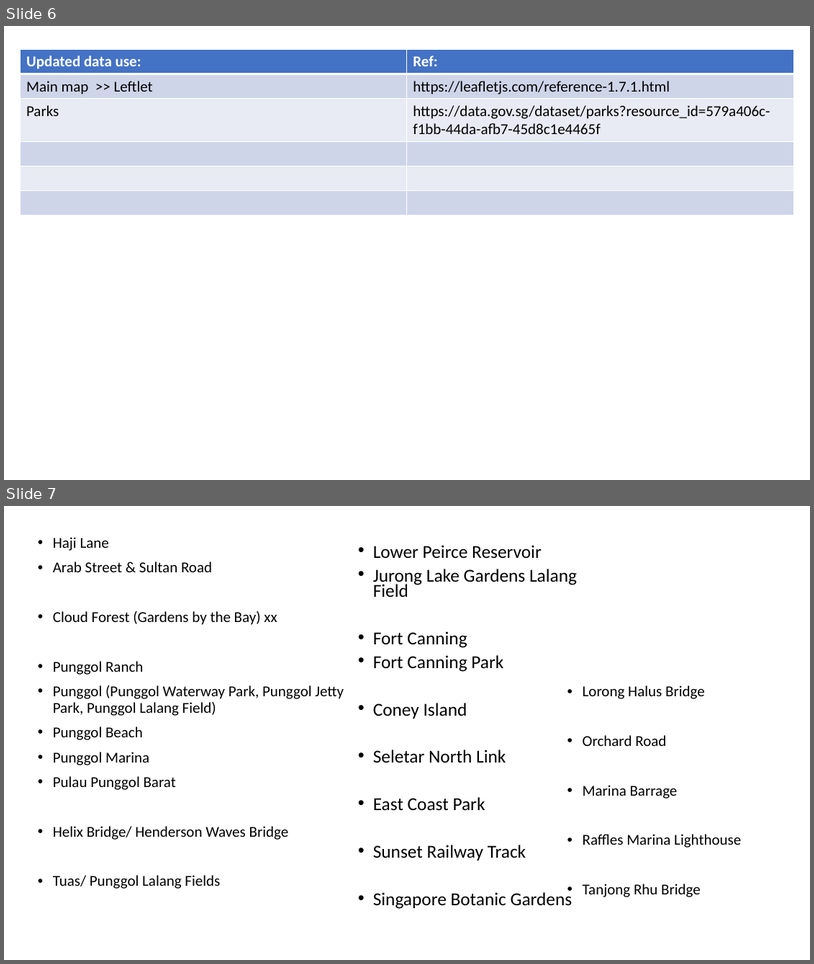
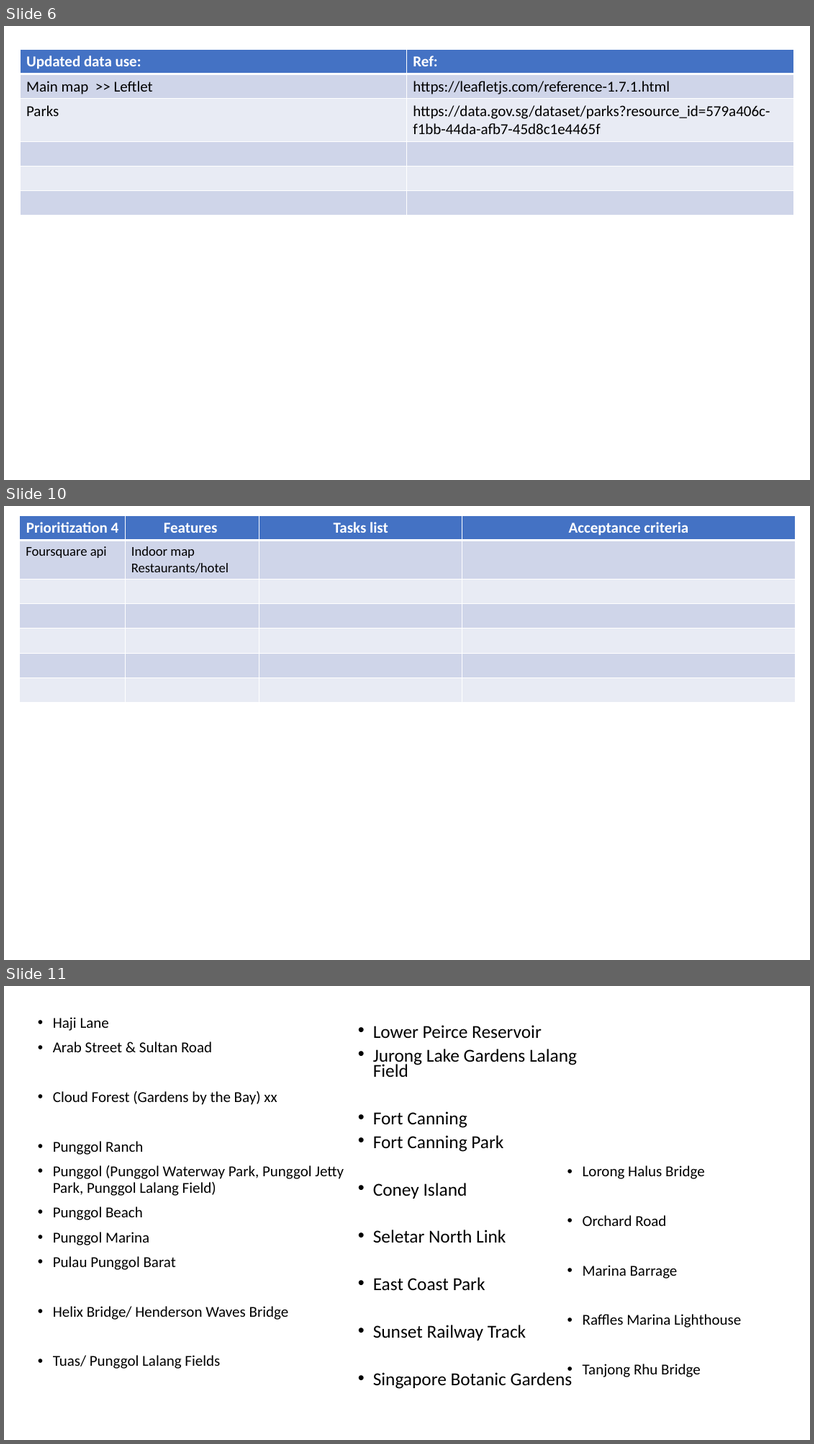
Before and after one commit to annette-p/pre-wedding-photoshoot-locations, a slide deck: wireframe.pptx. Shown one above the other, each under a label of ours: slides 6 and 7 before the commit, slides 6, 10 and 11 after it; the slides between them are not shown. The pictures are 814x964 and 814x1444 pixels, drawn with LibreOffice and Linux fonts; fonts in the diff are those of the drawing. Boxes give left, top, right and bottom in pixels: in the first picture for what was removed or moved away, otherwise in the second. Text is boxed around its words. In the diff, an @@ line names an element or a change of style, - is before the commit and + after.

```diff
--- a/wireframe.pptx
+++ b/wireframe.pptx
@@ slide 10 added at [4,506,810,960], background #FFFFFF @@
@@ table added at [20,515,796,701], 7 rows, 4 columns @@
+Prioritization 4 | Features | Tasks list | Acceptance criteria
+Foursquare api | Indoor map / Restaurants/hotel |  | 
+ |  |  | 
+ |  |  | 
+ |  |  | 
+ |  |  | 
+ |  |  | 
@@ what was slide 7 is now slide 11 @@
```
Also in this commit, not shown: 3 other slides added, 2 other files.
